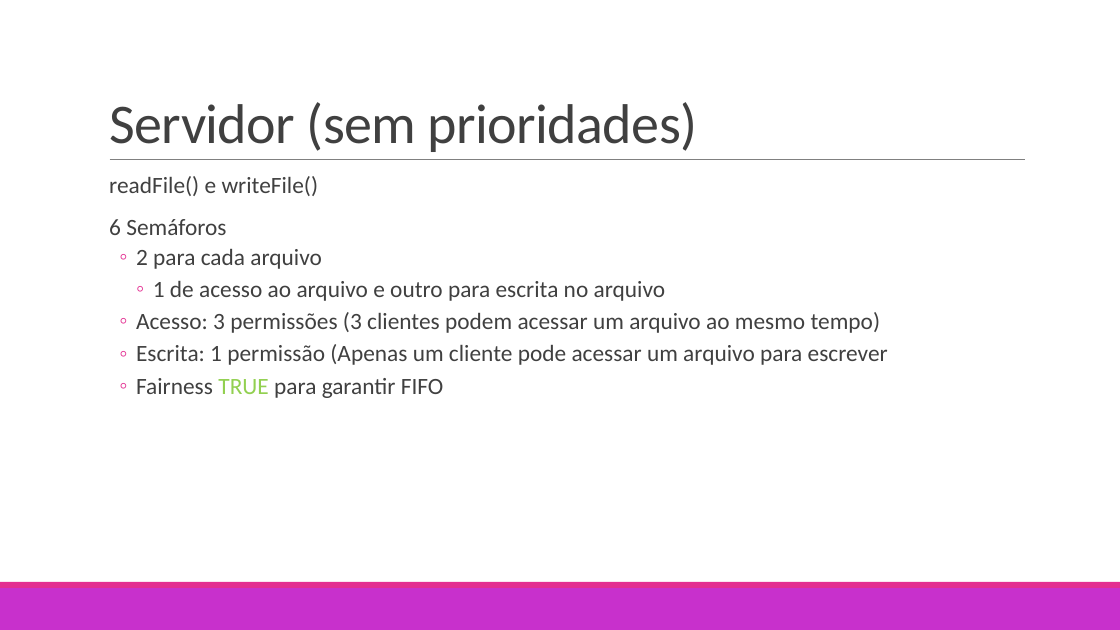
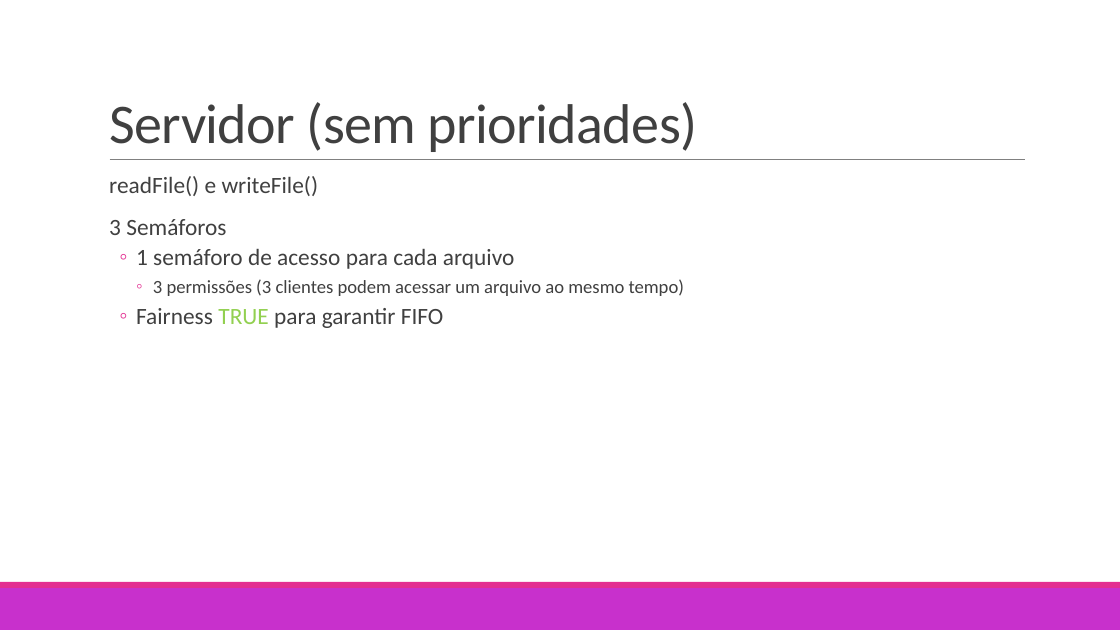
Before and after one commit to ddszb/SD_RMI, a slide deck: slide 3 of RMI.pptx. Drawn at 1120x630 pixels with LibreOffice and Linux fonts; fonts in the diff are those of the drawing. Boxes give left, top, right and bottom in pixels: in the first picture for what was removed or moved away, otherwise in the second. Text is boxed around its words. In the diff, an @@ line names an element or a change of style, - is before the commit and + after.

```diff
--- a/RMI.pptx
+++ b/RMI.pptx
@@ text at (x1=109, y1=219, x2=684, y2=296): text changed; size 20 to 16 pt @@
-  6 Semáforos
-  ◦ 2 para cada arquivo
-    ◦ 1 de acesso ao arquivo e outro para escrita no arquivo
-  ◦ Acesso: 3 permissões (3 clientes podem acessar um arquivo ao mesmo tempo)
-  ◦ Escrita: 1 permissão (Apenas um cliente pode acessar um arquivo para escrever
+  3 Semáforos
+  ◦ 1 semáforo de acesso para cada arquivo
+    ◦ 3 permissões (3 clientes podem acessar um arquivo ao mesmo tempo)
```
Also in this commit, not shown: 5 other slides changed, 1 other file.
